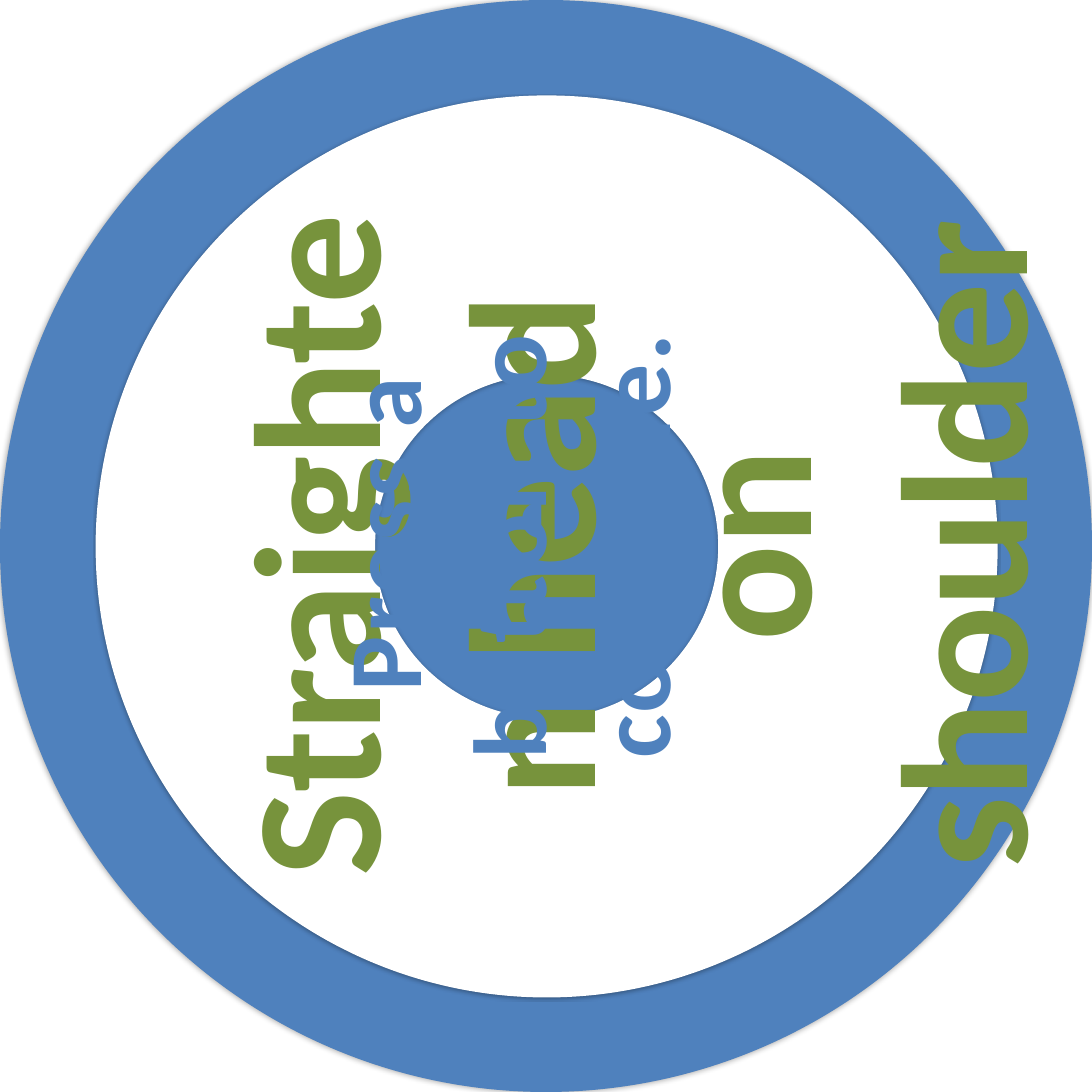
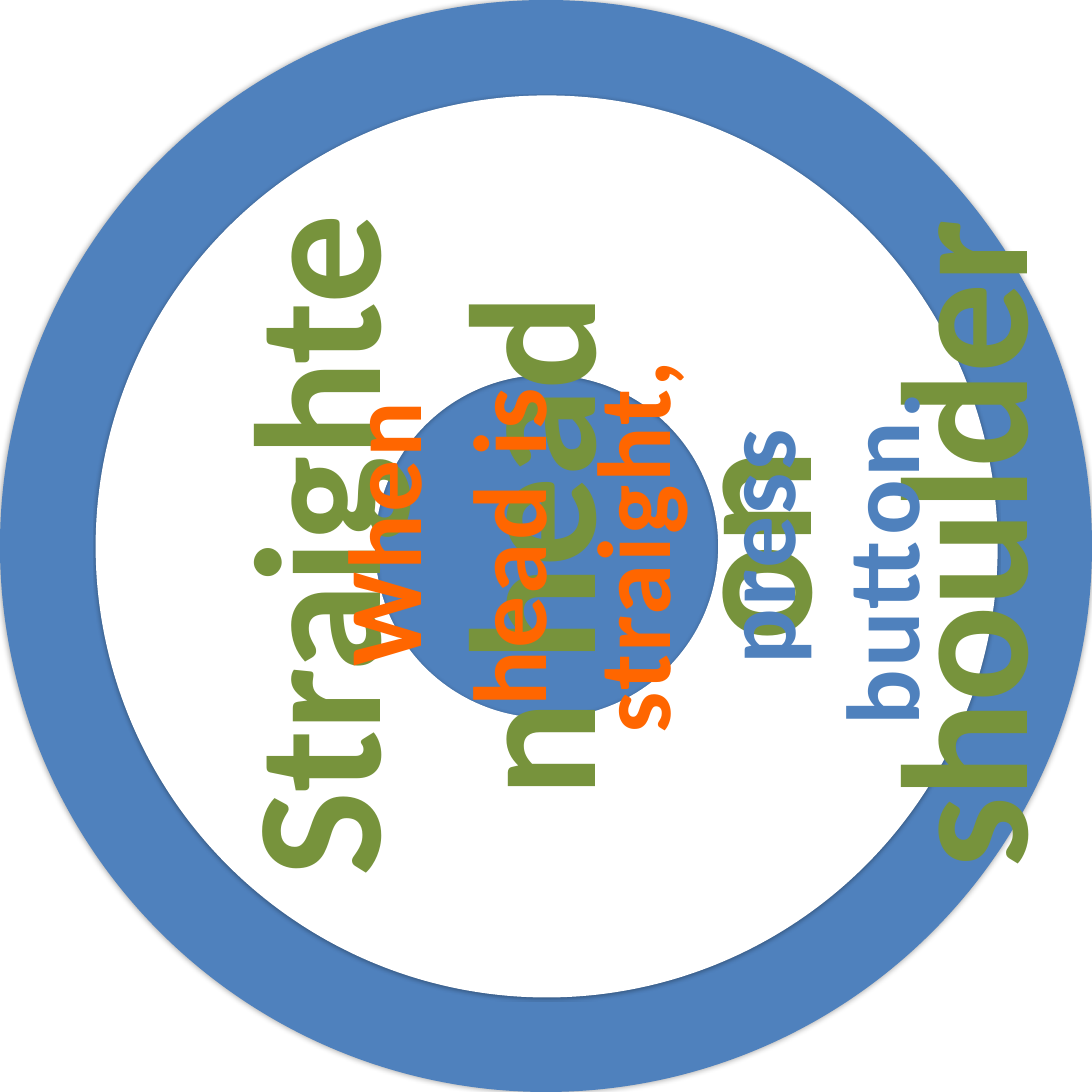
Before and after one commit to PsyPhy/GripGraspISS, a slide deck: slide 15 of Source Code/GraspBMPs/GraspCircularPrompts.pptx. Drawn at 1092x1092 pixels with LibreOffice and Linux fonts; fonts in the diff are those of the drawing. Boxes give left, top, right and bottom in pixels: in the first picture for what was removed or moved away, otherwise in the second. Text is boxed around its words. In the diff, an @@ line names an element or a change of style, - is before the commit and + after.

Commit message:
Highlight need to straighten head, per crew request.

```diff
--- a/Source Code/GraspBMPs/GraspCircularPrompts.pptx
+++ b/Source Code/GraspBMPs/GraspCircularPrompts.pptx
@@ text at [323, 394, 948, 721]: text changed; text colour #4F81BD to #FF6600 @@
-Press a button to continue.
+When head is straight, press button.
```
Also in this commit, not shown: 1 other file.
